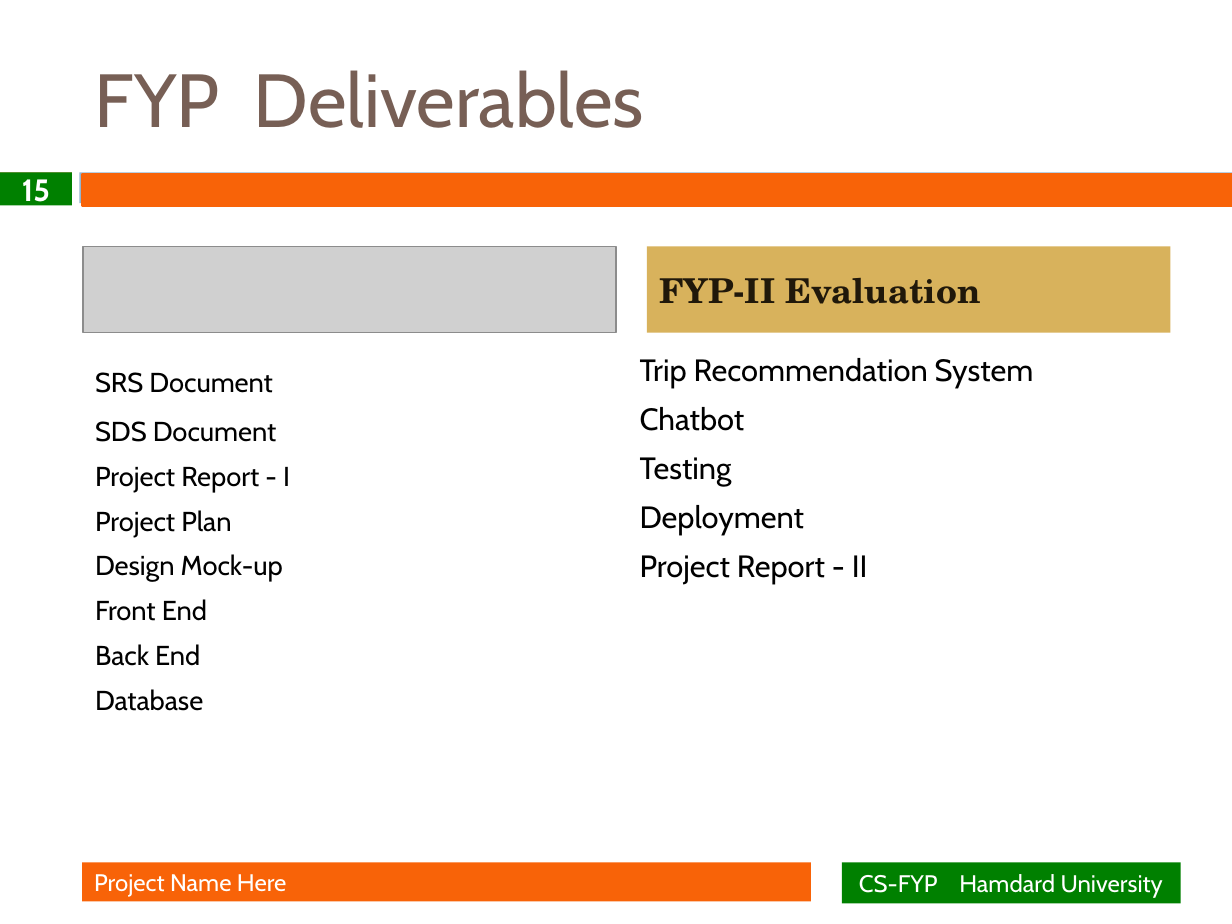
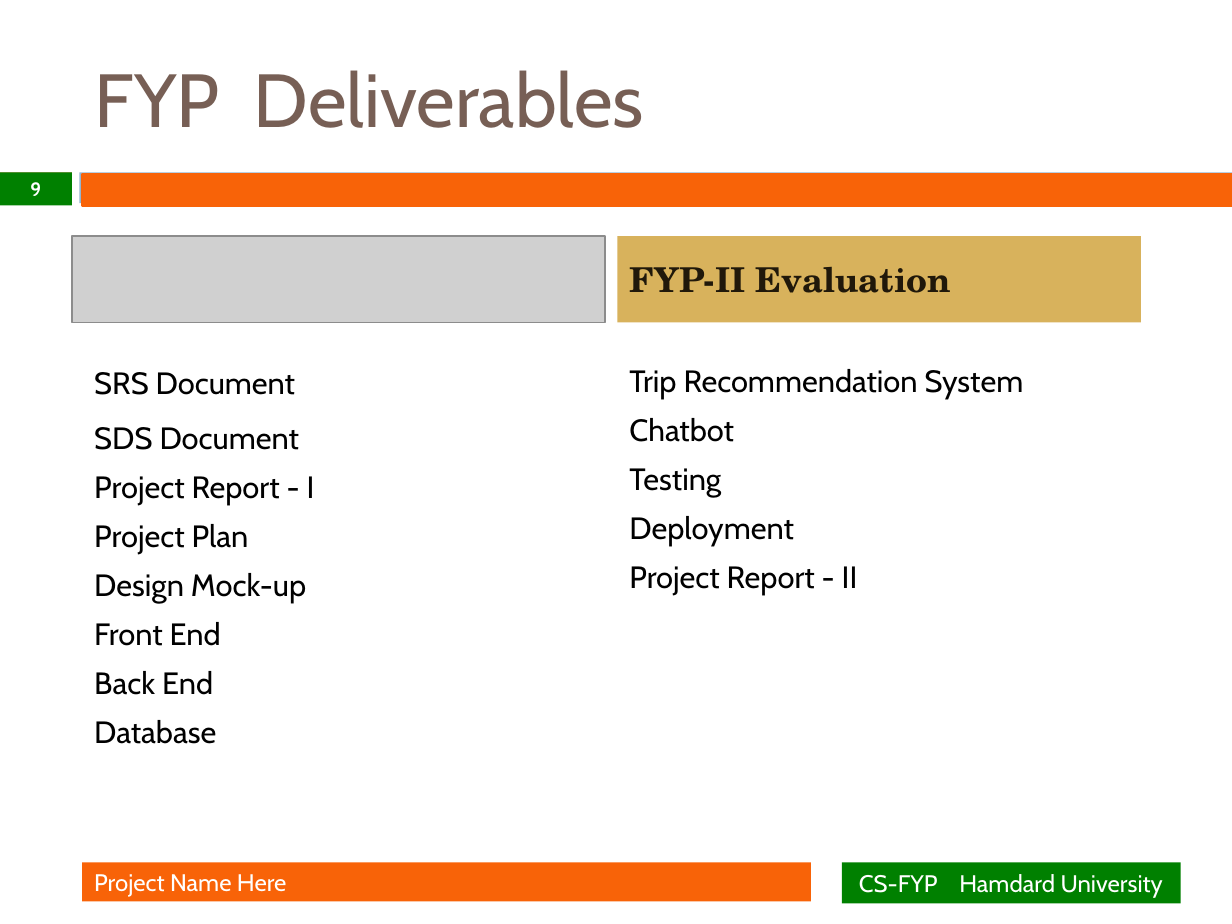
Before and after one commit to Daniyal702/TourismAppWithDocs, a slide deck: slide 9 of FYP Presentation.pptx (slide 15 before the commit). Drawn at 1232x924 pixels with LibreOffice and Linux fonts; fonts in the diff are those of the drawing; grey boxes stand for pictures; background and template pictures are left out. Boxes give left, top, right and bottom in pixels: in the first picture for what was removed or moved away, otherwise in the second. Text is boxed around its words. In the diff, an @@ line names an element or a change of style, - is before the commit and + after.

```diff
--- a/FYP Presentation.pptx
+++ b/FYP Presentation.pptx
@@ page number at (30,182,41,196): text changed; size 18 to 11.2 pt @@
-15
+9
@@ picture: place and size @@
-picture at (83,246,616,333)
+picture at (71,237,605,323)
@@ rectangle "FYP-II Evaluation": place and size @@
-rectangle "FYP-II Evaluation" at (647,246,1170,333)
+rectangle "FYP-II Evaluation" at (617,237,1141,323)
@@ text "SRS Document" at (94,372,315,744): size 16 to 18 pt @@
@@ text "Trip Recommendation System": place and size @@
-text "Trip Recommendation System" at (640,358,1034,584)
+text "Trip Recommendation System" at (629,369,1024,595)
```
Also in this commit, not shown: 13 other slides changed, 2 slides added, 2 slides removed.
